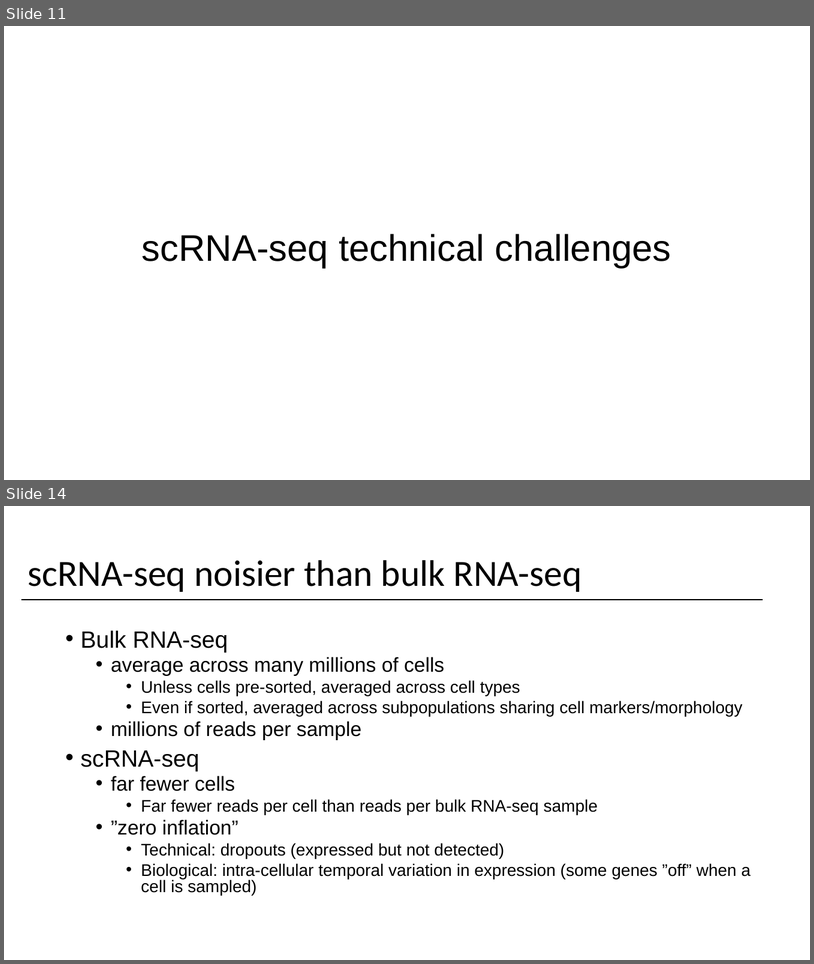
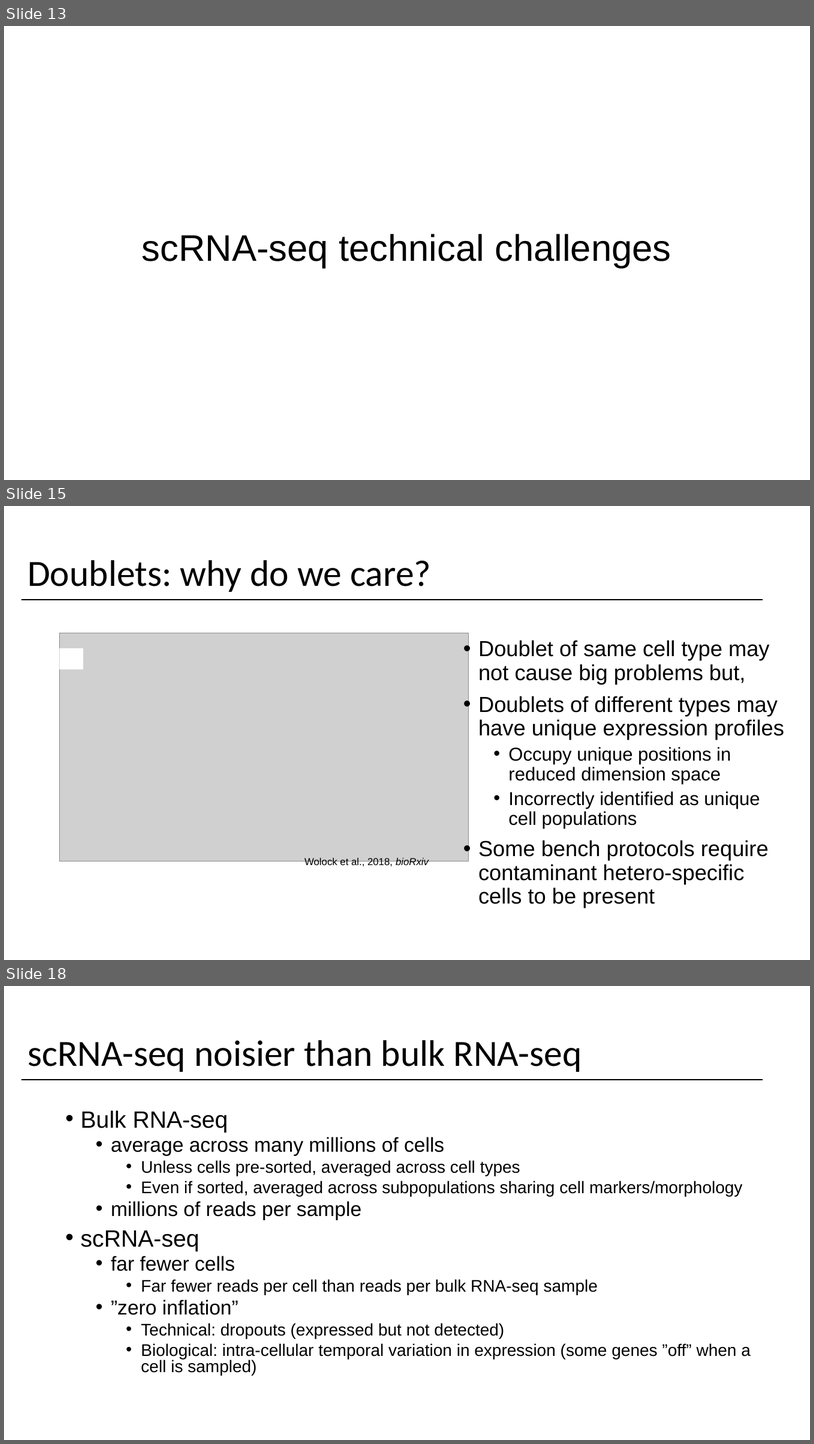
Before and after one commit to yasinkaymaz/singleCellRNAseq_workshop, a slide deck: IntroToscRNASeq_Background.pptx. Shown one above the other, each under a label of ours: slides 11 and 14 before the commit, slides 13, 15 and 18 after it; the slides between them are not shown. The pictures are 814x964 and 814x1444 pixels, drawn with LibreOffice and Linux fonts; fonts in the diff are those of the drawing; grey boxes stand for pictures. Boxes give left, top, right and bottom in pixels: in the first picture for what was removed or moved away, otherwise in the second. Text is boxed around its words. In the diff, an @@ line names an element or a change of style, - is before the commit and + after.

```diff
--- a/IntroToscRNASeq_Background.pptx
+++ b/IntroToscRNASeq_Background.pptx
@@ slide 15 added at [4,506,810,960], background #FFFFFF @@
@@ title added at [27,560,431,592], 44 pt, text #000000 @@
+Doublets: why do we care?
@@ line added from (21, 600) to (763, 600), #000000 1.5 pt @@
@@ picture added at [60,633,469,862] @@
@@ rectangle added at [60,648,84,669], fill #FFFFFF @@
@@ text added at [479,640,785,907], 25.9 pt, text #000000 @@
+• Doublet of same cell type may not cause big problems but,
+• Doublets of different types may have unique expression profiles
+  • Occupy unique positions in reduced dimension space
+  • Incorrectly identified as unique cell populations
+• Some bench protocols require contaminant hetero-specific cells to be present
@@ text added at [305,858,429,867], 12 pt, text #000000 @@
+Wolock et al., 2018, bioRxiv
@@ what was slide 11 is now slide 13 @@
@@ what was slide 14 is now slide 18 @@
```
Also in this commit, not shown: 6 slides changed, 7 other slides added, 1 slide removed.
